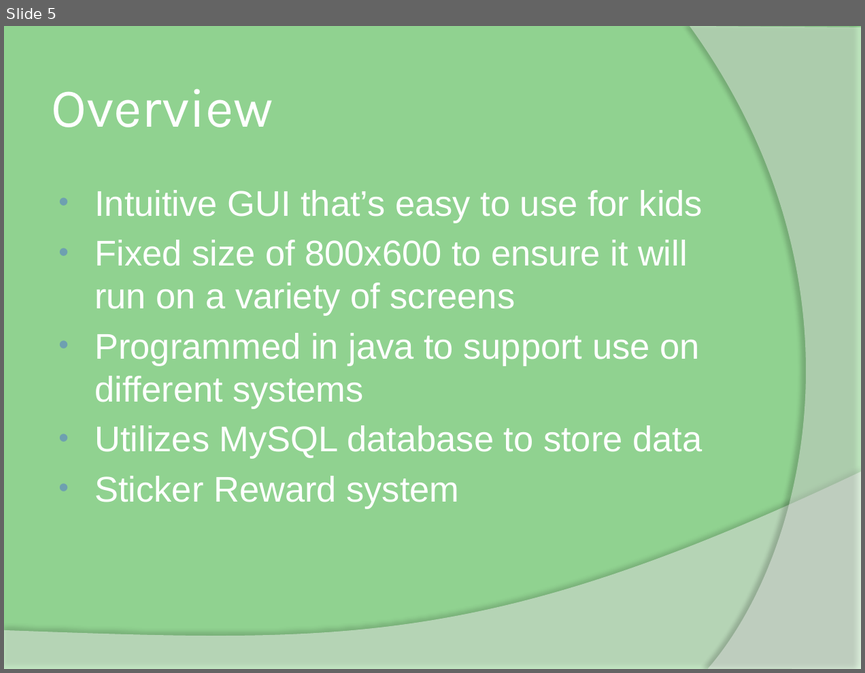
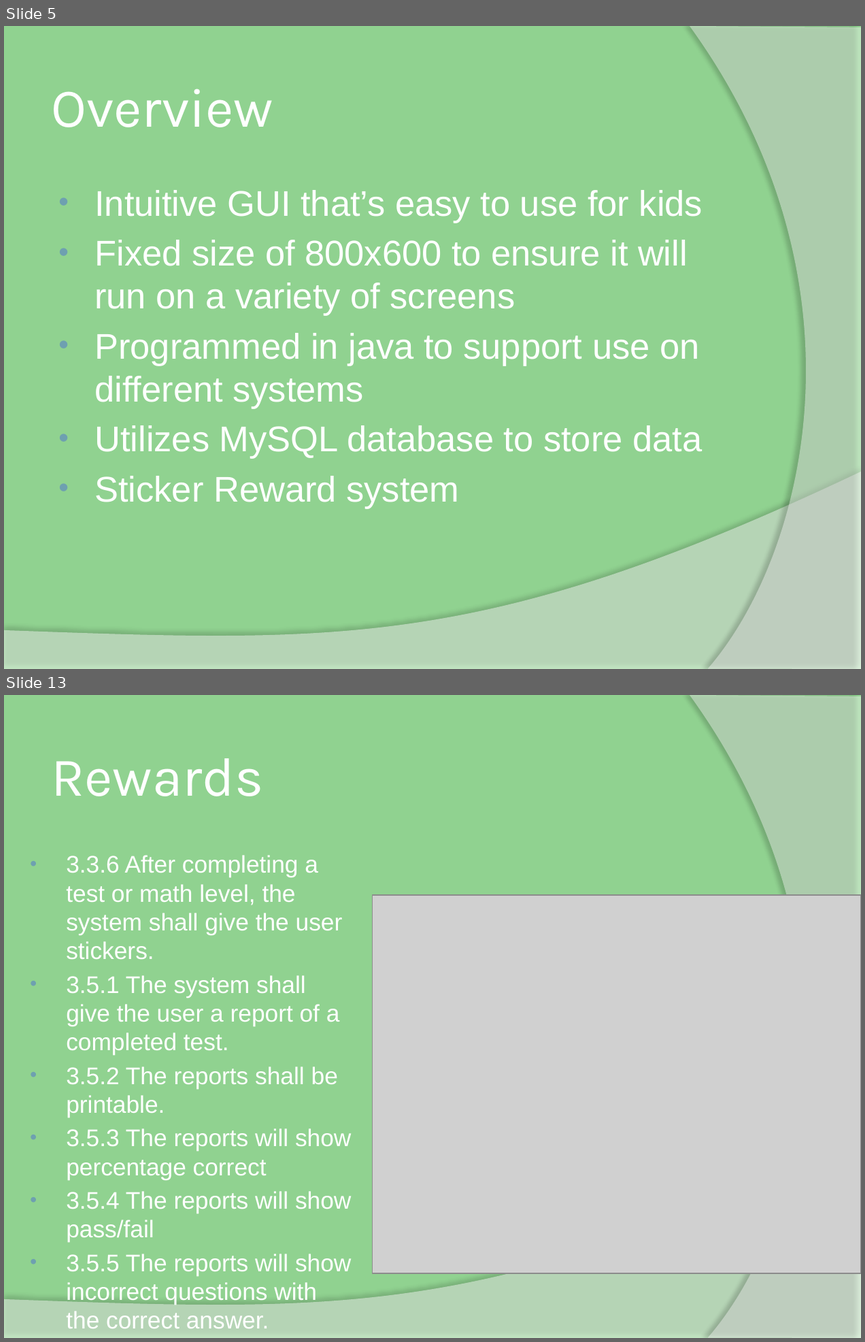
Before and after one commit to e-sullivan9/MathTutor, a slide deck: Learn 2 Math Phase 4/Learn 2 Math final.pptx. Shown one above the other, each under a label of ours: slide 5 before the commit, slides 5 and 13 after it; the slides between them are not shown. The pictures are 865x673 and 865x1342 pixels, drawn with LibreOffice and Linux fonts; fonts in the diff are those of the drawing; grey boxes stand for pictures. Boxes give left, top, right and bottom in pixels: in the first picture for what was removed or moved away, otherwise in the second. Text is boxed around its words. In the diff, an @@ line names an element or a change of style, - is before the commit and + after.

```diff
--- a/Learn 2 Math Phase 4/Learn 2 Math final.pptx
+++ b/Learn 2 Math Phase 4/Learn 2 Math final.pptx
@@ slide 13 added at box(4, 695, 861, 1338), background #90D290; not listed: 2 template elements that a slide beside it also shows @@
@@ title added at box(51, 758, 263, 796), 46 pt, text #FFFFFF @@
+Rewards
@@ text added at box(66, 855, 351, 1275), 20.1 pt, text #FFFFFF @@
+• 3.3.6 After completing a test or math level, the system shall give the user stickers.
+• 3.5.1 The system shall give the user a report of a completed test.
+• 3.5.2 The reports shall be printable.
+• 3.5.3 The reports will show percentage correct
+• 3.5.4 The reports will show pass/fail
+• 3.5.5 The reports will show incorrect questions with the correct answer.
@@ picture added at box(373, 895, 861, 1272) @@
```
Also in this commit, not shown: 1 slide changed, 6 other slides added.
